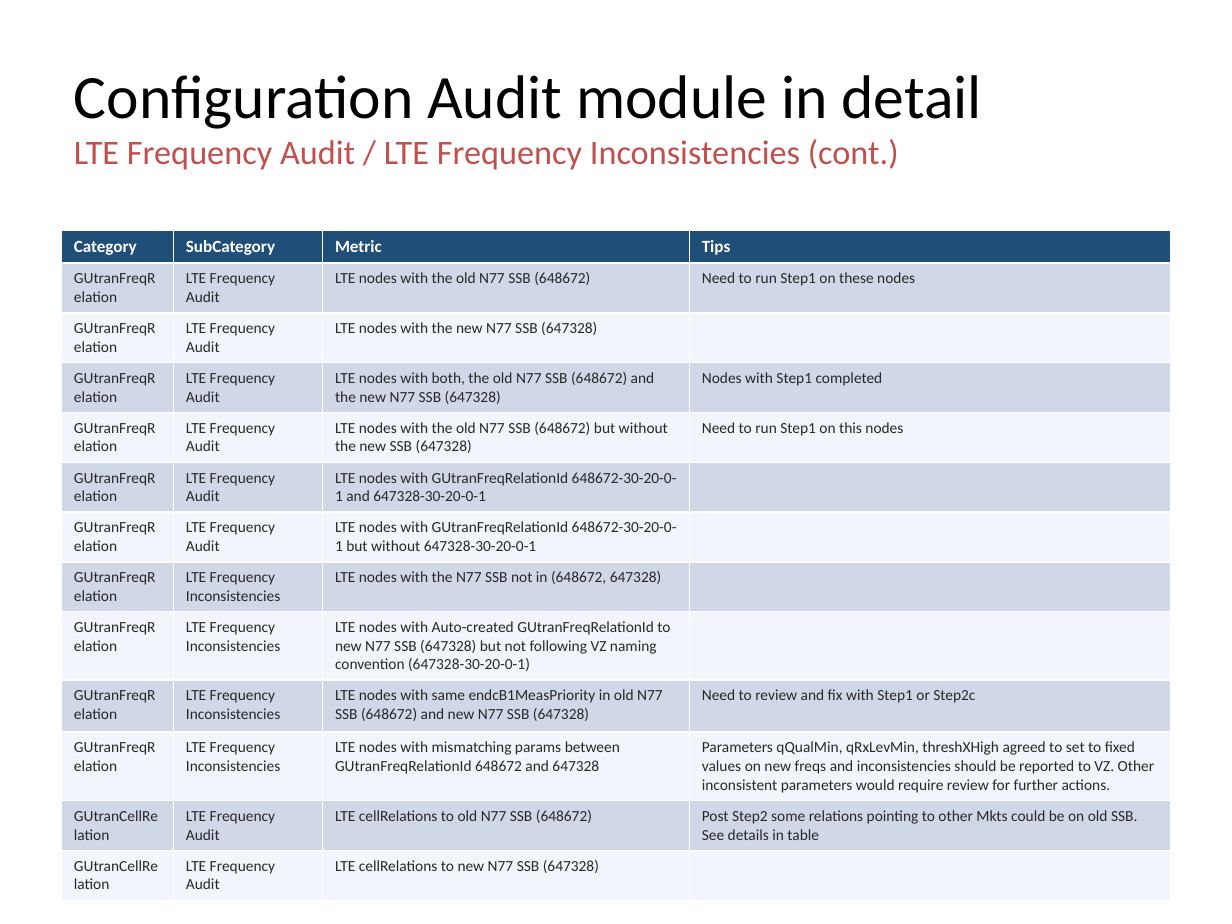
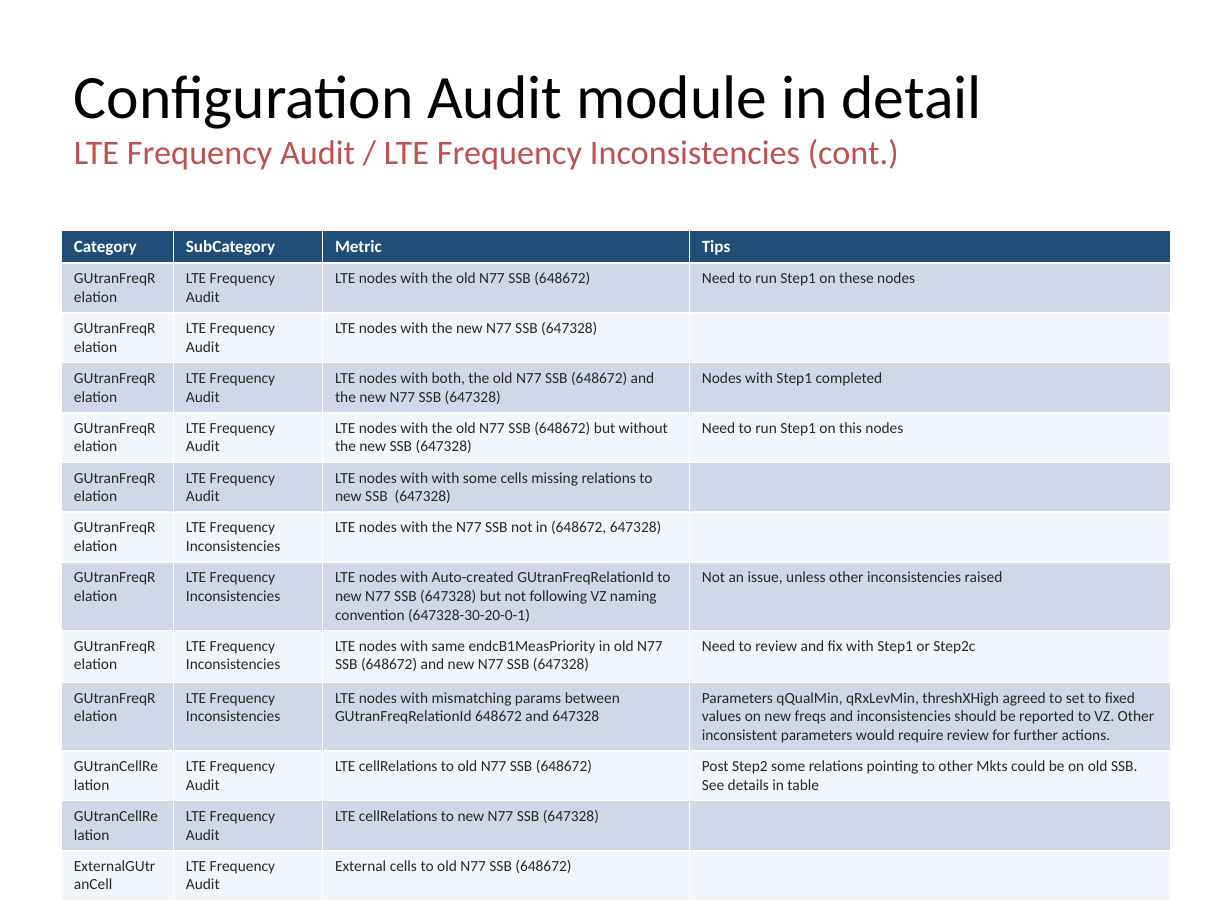
Before and after one commit to jaimetur/SSB_RetuningAutomations, a slide deck: slide 24 of help/User-Guide-SSB-Retuning-Automations-v0.7.4.pptx. Drawn at 1232x924 pixels with LibreOffice and Linux fonts; fonts in the diff are those of the drawing; background and template pictures are left out. Boxes give left, top, right and bottom in pixels: in the first picture for what was removed or moved away, otherwise in the second. Text is boxed around its words. In the diff, an @@ line names an element or a change of style, - is before the commit and + after.

Commit message:
- Expanded SummaryAudit tips coverage from provided slide.   - Changed Step1 logic and delete last column on MeContext table.   - Deleted some duplicated metrics and rename others in SummaryAudit.   - Updated Technical User Guides to include the Check catalog of SummaryAudit table (with tips).

```diff
--- a/help/User-Guide-SSB-Retuning-Automations-v0.7.4.pptx
+++ b/help/User-Guide-SSB-Retuning-Automations-v0.7.4.pptx
@@ table at <box>62,230,1170,893</box> @@
-row 6: GUtranFreqRelation | LTE Frequency Audit | LTE nodes with GUtranFreqRelationId 648672-30-20-0-1 and 647328-30-20-0-1 | 
-row 7: GUtranFreqRelation | LTE Frequency Audit | LTE nodes with GUtranFreqRelationId 648672-30-20-0-1 but without 647328-30-20-0-1 | 
+row 6: GUtranFreqRelation | LTE Frequency Audit | LTE nodes with with some cells missing relations to new SSB (647328) | 
-row 8, column 4: 
+row 8, column 4: Not an issue, unless other inconsistencies raised
+row 13: ExternalGUtranCell | LTE Frequency Audit | External cells to old N77 SSB (648672) | 
```
Also in this commit, not shown: 3 other slides changed, 8 other files.
